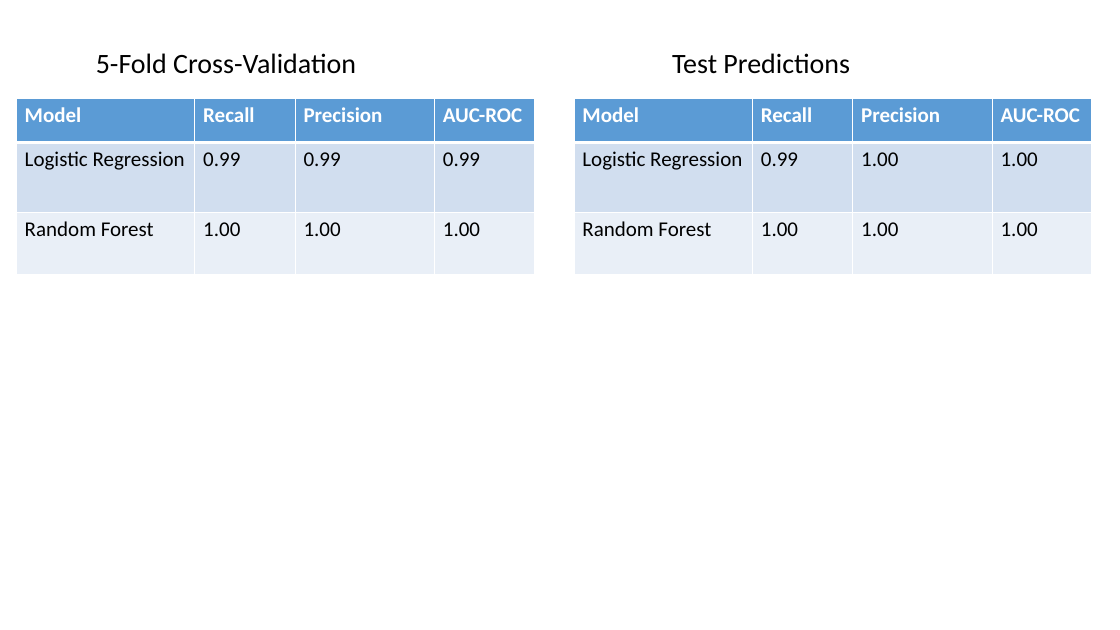
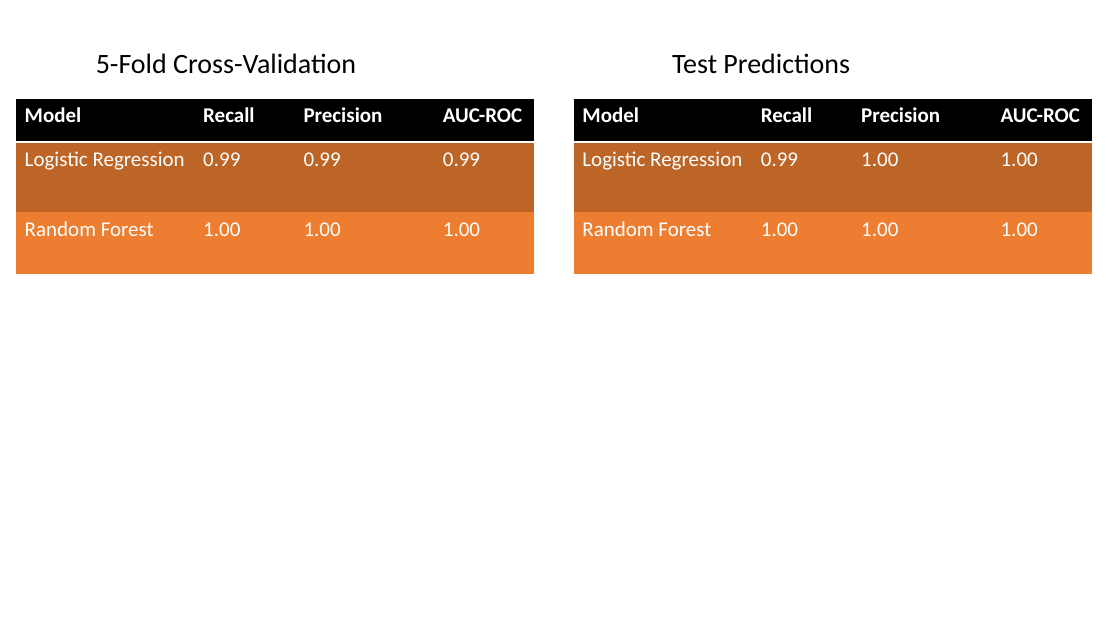
Before and after one commit to Owerre/Anomaly-Detection, a slide deck: slide 3 of Network-intrusion/docs/doc.pptx. Drawn at 1120x630 pixels with LibreOffice and Linux fonts; fonts in the diff are those of the drawing. Boxes give left, top, right and bottom in pixels: in the first picture for what was removed or moved away, otherwise in the second. Text is boxed around its words. In the diff, an @@ line names an element or a change of style, - is before the commit and + after.

```diff
--- a/Network-intrusion/docs/doc.pptx
+++ b/Network-intrusion/docs/doc.pptx
@@ table at [16,99,534,275] @@
@@ fill #5B9BD5 to #000000 in row 1 @@
@@ fill #D2DEEF to #BE6427 in row 2 @@
@@ fill #EAEFF7 to #ED7D31 in row 3 @@
@@ text colour #000000 to #FFFFFF in "Logistic Regression", "0.99", "0.99", "0.99" and 4 more places @@
@@ borders changed @@
@@ table at [574,99,1091,275] @@
@@ fill #5B9BD5 to #000000 in row 1 @@
@@ fill #D2DEEF to #BE6427 in row 2 @@
@@ fill #EAEFF7 to #ED7D31 in row 3 @@
@@ text colour #000000 to #FFFFFF in "Logistic Regression", "0.99", "1.00", "1.00" and 4 more places @@
@@ borders changed @@
```
Also in this commit, not shown: 2 other slides changed, 5 other files.
